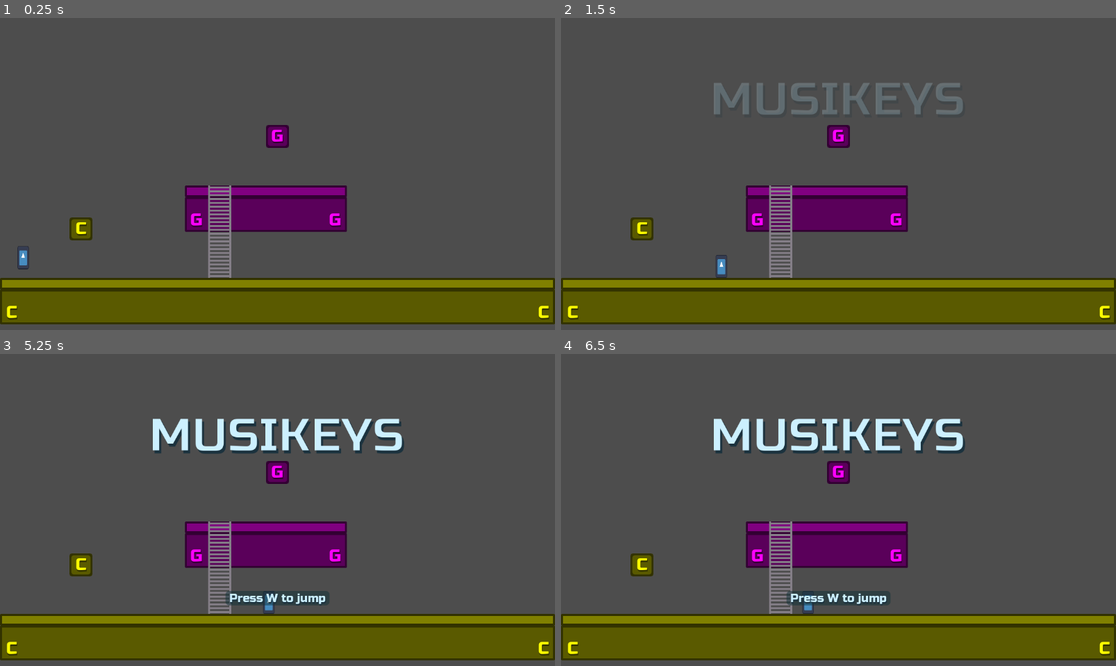
Above: before the commit, frames 1-4 (two rows, left to right).
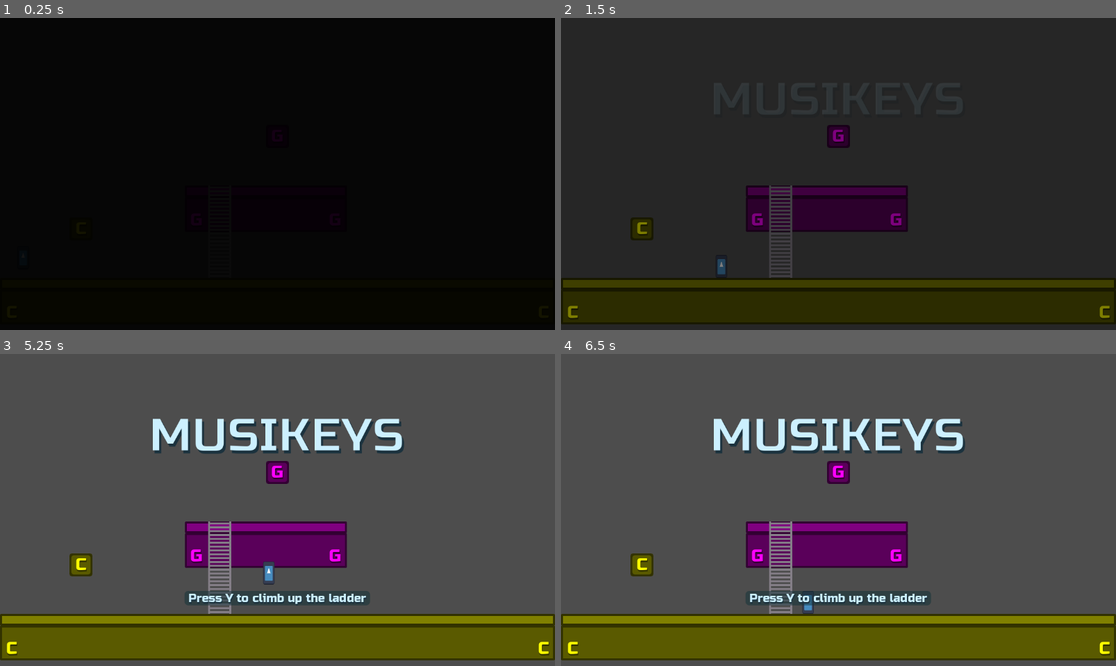
Above: after the commit, the same moments.

Repository: nicom7/game-off-2023
Game: Godot game, scene res://main.tscn
The game is run twice, just before and just after one commit, with the same random seed, the same clock (stepped at 60 frames per second) and the same inputs. The engine's default icon, where the game draws it, is replaced by a stand-in: a white triangle on a blue panel in a dark square.
Inputs:
- Up to frame 1 (0.25 s): no input
- Up to frame 2 (1.5 s): hold Right (ui_right) from 0.53 s (still down)
- Up to frame 3 (5.25 s): release Right (ui_right) at 2.03 s; hold Left (ui_left) 2.03-2.78 s; hold Right (ui_right) 2.78-4.28 s; tap Enter at 3.5 s; hold Left (ui_left) 4.28-5.03 s; tap W at 5 s; hold Right (ui_right) from 5.03 s (still down)
- Up to frame 4 (6.5 s): tap W at 5.75 s; release Right (ui_right) at 5.78 s; hold Left (ui_left) from 5.78 s (still down)

The runs differ from the first frame. In frame 1, 100% of the frame differs, in the area x 0-100%, y 0-100%; in frame 2, 100%; in frame 3, 1.2%; in frame 4, 1.0%.

Commit message:
Fix broken world platforms following refactor
- Adapt tile detector for `Platform` nodes

Diff:
--- a/game_objects/tile_detector_area.gd
+++ b/game_objects/tile_detector_area.gd
@@ -3,15 +3,9 @@
 signal tone_changed(tone: Globals.Tone)
 
 func _on_body_entered(body: Node2D) -> void:
-	var floor_map: TileMap = body as TileMap
-	if floor_map:
-		# Skip layer 0 (Platform layer)
-		for l in range(1, floor_map.get_layers_count()):
-			if floor_map.is_layer_enabled(l):
-				# Enabled layer - 1 is the current tone
-				var tone = (l - 1) as Globals.Tone
-				tone_changed.emit(tone)
-				break
+	var platform: Platform = body as Platform
+	if platform:
+		tone_changed.emit(platform.tone)
 	else:
 		var switch_block: SwitchBlock = body as SwitchBlock
 		if switch_block:
--- a/levels/world_a.tscn
+++ b/levels/world_a.tscn
@@ -146,20 +146,20 @@
 size = Vector2i(4, 2)
 tone = 4
 
-[node name="SwitchBlock" parent="Environment/Stages/Stage1/PlatformSet2" index="2"]
-modulate = Color(0, 1, 1, 1)
-tone = 4
-
-[node name="Ladder" parent="Environment/Stages/Stage1/PlatformSet2" index="3"]
-position = Vector2(-48, 0)
-
-[node name="Platform2" parent="Environment/Stages/Stage1/PlatformSet2" index="4" instance=ExtResource("4_dpbpj")]
+[node name="Platform2" parent="Environment/Stages/Stage1/PlatformSet2" index="2" instance=ExtResource("4_dpbpj")]
 modulate = Color(0, 1, 1, 1)
 position = Vector2(-480, 0)
 layer_0/tile_data = PackedInt32Array(0, 65536, 0, 65536, 65536, 2, 1, 131072, 0, 65537, 131072, 2, 2, 131072, 0, 65538, 131072, 2, 3, 131072, 0, 65539, 131072, 2, 4, 131072, 0, 65540, 131072, 2, 5, 196608, 0, 65541, 196608, 2)
 size = Vector2i(6, 2)
 tone = 4
 
+[node name="SwitchBlock" parent="Environment/Stages/Stage1/PlatformSet2" index="3"]
+modulate = Color(0, 1, 1, 1)
+tone = 4
+
+[node name="Ladder" parent="Environment/Stages/Stage1/PlatformSet2" index="4"]
+position = Vector2(-48, 0)
+
 [node name="Stage2" type="Node2D" parent="Environment/Stages" index="2"]
 
 [node name="PlatformSet" parent="Environment/Stages/Stage2" index="0" instance=ExtResource("4_6fqpl")]
@@ -172,9 +172,19 @@
 
 [node name="Platform" parent="Environment/Stages/Stage2/PlatformSet" index="1"]
 modulate = Color(1, 0, 1, 1)
-tone = 6
-
-[node name="SwitchBlock" parent="Environment/Stages/Stage2/PlatformSet" index="2"]
+position = Vector2(-384, 0)
+layer_0/tile_data = PackedInt32Array(0, 65536, 0, 65536, 65536, 2, 1, 131072, 0, 65537, 131072, 2, 2, 131072, 0, 65538, 131072, 2, 3, 131072, 0, 65539, 131072, 2, 4, 196608, 0, 65540, 196608, 2)
+size = Vector2i(5, 2)
+tone = 6
+
+[node name="Platform2" parent="Environment/Stages/Stage2/PlatformSet" index="2" instance=ExtResource("4_dpbpj")]
+modulate = Color(1, 0, 1, 1)
+position = Vector2(-48, 0)
+layer_0/tile_data = PackedInt32Array(0, 65536, 0, 65536, 65536, 2, 1, 131072, 0, 65537, 131072, 2, 2, 131072, 0, 65538, 131072, 2, 3, 131072, 0, 65539, 131072, 2, 4, 131072, 0, 65540, 131072, 2, 5, 131072, 0, 65541, 131072, 2, 6, 196608, 0, 65542, 196608, 2)
+size = Vector2i(7, 2)
+tone = 6
+
+[node name="SwitchBlock" parent="Environment/Stages/Stage2/PlatformSet" index="3"]
 modulate = Color(1, 0, 1, 1)
 position = Vector2(-264, -126)
 tone = 6
@@ -189,13 +199,22 @@
 
 [node name="Platform" parent="Environment/Stages/Stage2/PlatformSet2" index="1"]
 modulate = Color(1, 0, 1, 1)
-tone = 6
-
-[node name="SwitchBlock" parent="Environment/Stages/Stage2/PlatformSet2" index="2"]
-modulate = Color(1, 0, 1, 1)
-tone = 6
-
-[node name="Ladder" parent="Environment/Stages/Stage2/PlatformSet2" index="3"]
+position = Vector2(-384, 0)
+layer_0/tile_data = PackedInt32Array(0, 65536, 0, 65536, 65536, 2, 1, 131072, 0, 65537, 131072, 2, 2, 131072, 0, 65538, 131072, 2, 3, 131072, 0, 65539, 131072, 2, 4, 196608, 0, 65540, 196608, 2)
+size = Vector2i(5, 2)
+tone = 6
+
+[node name="Platform2" parent="Environment/Stages/Stage2/PlatformSet2" index="2" instance=ExtResource("4_dpbpj")]
+modulate = Color(1, 0, 1, 1)
+layer_0/tile_data = PackedInt32Array(0, 65536, 0, 65536, 65536, 2, 1, 131072, 0, 65537, 131072, 2, 2, 131072, 0, 65538, 131072, 2, 3, 196608, 0, 65539, 196608, 2)
+size = Vector2i(4, 2)
+tone = 6
+
+[node name="SwitchBlock" parent="Environment/Stages/Stage2/PlatformSet2" index="3"]
+modulate = Color(1, 0, 1, 1)
+tone = 6
+
+[node name="Ladder" parent="Environment/Stages/Stage2/PlatformSet2" index="4"]
 position = Vector2(-336, 0)
 
 [node name="Stage3" type="Node2D" parent="Environment/Stages" index="3"]
@@ -210,36 +229,55 @@
 
 [node name="Platform" parent="Environment/Stages/Stage3/PlatformSet" index="1"]
 modulate = Color(0, 0.5, 1, 1)
-tone = 5
-
-[node name="SwitchBlock" parent="Environment/Stages/Stage3/PlatformSet" index="2"]
+position = Vector2(-768, 0)
+layer_0/tile_data = PackedInt32Array(0, 65536, 0, 65536, 65536, 2, 1, 131072, 0, 65537, 131072, 2, 2, 131072, 0, 65538, 131072, 2, 3, 131072, 0, 65539, 131072, 2, 4, 196608, 0, 65540, 196608, 2)
+size = Vector2i(5, 2)
+tone = 5
+
+[node name="Platform2" parent="Environment/Stages/Stage3/PlatformSet" index="2" instance=ExtResource("4_dpbpj")]
+modulate = Color(0, 0.5, 1, 1)
+position = Vector2(-96, 0)
+layer_0/tile_data = PackedInt32Array(0, 65536, 0, 65536, 65536, 2, 1, 131072, 0, 65537, 131072, 2, 2, 131072, 0, 65538, 131072, 2, 3, 131072, 0, 65539, 131072, 2, 4, 131072, 0, 65540, 131072, 2, 5, 131072, 0, 65541, 131072, 2, 6, 196608, 0, 65542, 196608, 2)
+size = Vector2i(7, 2)
+tone = 5
+
+[node name="Platform3" parent="Environment/Stages/Stage3/PlatformSet" index="3" instance=ExtResource("4_dpbpj")]
+modulate = Color(0, 0.5, 1, 1)
+position = Vector2(-432, 0)
+layer_0/tile_data = PackedInt32Array(0, 65536, 0, 65536, 65536, 2, 1, 131072, 0, 65537, 131072, 2, 2, 131072, 0, 65538, 131072, 2, 3, 196608, 0, 65539, 196608, 2)
+size = Vector2i(4, 2)
+tone = 5
+
+[node name="SwitchBlock" parent="Environment/Stages/Stage3/PlatformSet" index="4"]
 modulate = Color(0, 0.5, 1, 1)
 position = Vector2(48, -126)
 tone = 5
 
-[node name="Ladder2" parent="Environment/Stages/Stage3/PlatformSet" index="3" instance=ExtResource("5_salg1")]
+[node name="Ladder2" parent="Environment/Stages/Stage3/PlatformSet" index="5" instance=ExtResource("5_salg1")]
 position = Vector2(-624, 0)
 size = 4
 
 [node name="PlatformSet2" parent="Environment/Stages/Stage3" index="1" instance=ExtResource("4_6fqpl")]
-position = Vector2(2016, -48)
+position = Vector2(1536, -48)
 tone = 5
 
 [node name="BoundingRect" parent="Environment/Stages/Stage3/PlatformSet2" index="0"]
-position = Vector2(-360, -48)
+position = Vector2(120, -48)
 shape = SubResource("RectangleShape2D_x82ws")
 
 [node name="Platform" parent="Environment/Stages/Stage3/PlatformSet2" index="1"]
 modulate = Color(0, 0.5, 1, 1)
+layer_0/tile_data = PackedInt32Array(0, 65536, 0, 65536, 65536, 2, 1, 131072, 0, 65537, 131072, 2, 2, 131072, 0, 65538, 131072, 2, 3, 131072, 0, 65539, 131072, 2, 4, 196608, 0, 65540, 196608, 2)
+size = Vector2i(5, 2)
 tone = 5
 
 [node name="SwitchBlock" parent="Environment/Stages/Stage3/PlatformSet2" index="2"]
 modulate = Color(0, 0.5, 1, 1)
-position = Vector2(-288, -126)
+position = Vector2(192, -126)
 tone = 5
 
 [node name="Ladder" parent="Environment/Stages/Stage3/PlatformSet2" index="3"]
-position = Vector2(-336, 0)
+position = Vector2(144, 0)
 size = 12
 
 [node name="Stage4" type="Node2D" parent="Environment/Stages" index="4"]
@@ -254,6 +292,9 @@
 
 [node name="Platform" parent="Environment/Stages/Stage4/PlatformSet" index="1"]
 modulate = Color(1, 0, 1, 1)
+position = Vector2(-240, 0)
+layer_0/tile_data = PackedInt32Array(0, 65536, 0, 65536, 65536, 2, 1, 131072, 0, 65537, 131072, 2, 2, 131072, 0, 65538, 131072, 2, 3, 131072, 0, 65539, 131072, 2, 4, 131072, 0, 65540, 131072, 2, 5, 131072, 0, 65541, 131072, 2, 6, 131072, 0, 65542, 131072, 2, 7, 131072, 0, 65543, 131072, 2, 8, 131072, 0, 65544, 131072, 2, 9, 196608, 0, 65545, 196608, 2)
+size = Vector2i(10, 2)
 tone = 6
 
 [node name="SwitchBlock" parent="Environment/Stages/Stage4/PlatformSet" index="2"]
@@ -271,6 +312,9 @@
 
 [node name="Platform" parent="Environment/Stages/Stage4/PlatformSet2" index="1"]
 modulate = Color(1, 0, 1, 1)
+position = Vector2(-240, 0)
+layer_0/tile_data = PackedInt32Array(0, 65536, 0, 65536, 65536, 2, 1, 131072, 0, 65537, 131072, 2, 2, 131072, 0, 65538, 131072, 2, 3, 131072, 0, 65539, 131072, 2, 4, 131072, 0, 65540, 131072, 2, 5, 131072, 0, 65541, 131072, 2, 6, 131072, 0, 65542, 131072, 2, 7, 131072, 0, 65543, 131072, 2, 8, 131072, 0, 65544, 131072, 2, 9, 196608, 0, 65545, 196608, 2)
+size = Vector2i(10, 2)
 tone = 6
 
 [node name="SwitchBlock" parent="Environment/Stages/Stage4/PlatformSet2" index="2"]
@@ -289,10 +333,20 @@
 position = Vector2(-120, -48)
 shape = SubResource("RectangleShape2D_hvnr2")
 
-[node name="SwitchBlock" parent="Environment/Stages/Stage5/PlatformSet" index="2"]
+[node name="Platform" parent="Environment/Stages/Stage5/PlatformSet" index="1"]
+position = Vector2(-480, 0)
+layer_0/tile_data = PackedInt32Array(0, 65536, 0, 65536, 65536, 2, 1, 131072, 0, 65537, 131072, 2, 2, 131072, 0, 65538, 131072, 2, 3, 131072, 0, 65539, 131072, 2, 4, 196608, 0, 65540, 196608, 2)
+size = Vector2i(5, 2)
+
+[node name="Platform2" parent="Environment/Stages/Stage5/PlatformSet" index="2" instance=ExtResource("4_dpbpj")]
+position = Vector2(-144, 0)
+layer_0/tile_data = PackedInt32Array(0, 65536, 0, 65536, 65536, 2, 1, 131072, 0, 65537, 131072, 2, 2, 131072, 0, 65538, 131072, 2, 3, 131072, 0, 65539, 131072, 2, 4, 131072, 0, 65540, 131072, 2, 5, 131072, 0, 65541, 131072, 2, 6, 131072, 0, 65542, 131072, 2, 7, 196608, 0, 65543, 196608, 2)
+size = Vector2i(8, 2)
+
+[node name="SwitchBlock" parent="Environment/Stages/Stage5/PlatformSet" index="3"]
 position = Vector2(-432, -126)
 
-[node name="Ladder" parent="Environment/Stages/Stage5/PlatformSet" index="3"]
+[node name="Ladder" parent="Environment/Stages/Stage5/PlatformSet" index="4"]
 position = Vector2(144, 0)
 size = 8
 
@@ -302,6 +356,11 @@
 [node name="BoundingRect" parent="Environment/Stages/Stage5/PlatformSet2" index="0"]
 position = Vector2(-72, -48)
 shape = SubResource("RectangleShape2D_2aqpr")
+
+[node name="Platform" parent="Environment/Stages/Stage5/PlatformSet2" index="1"]
+position = Vector2(-144, 0)
+layer_0/tile_data = PackedInt32Array(0, 65536, 0, 65536, 65536, 2, 1, 131072, 0, 65537, 131072, 2, 2, 196608, 0, 65538, 196608, 2)
+size = Vector2i(3, 2)
 
 [node name="SwitchBlock" parent="Environment/Stages/Stage5/PlatformSet2" index="2"]
 position = Vector2(-96, -126)
@@ -324,6 +383,9 @@
 
 [node name="Platform" parent="Environment/Stages/Stage6/PlatformSet" index="1"]
 modulate = Color(1, 0.5, 0, 1)
+position = Vector2(-240, 0)
+layer_0/tile_data = PackedInt32Array(0, 65536, 0, 65536, 65536, 2, 1, 131072, 0, 65537, 131072, 2, 2, 131072, 0, 65538, 131072, 2, 3, 131072, 0, 65539, 131072, 2, 4, 131072, 0, 65540, 131072, 2, 5, 131072, 0, 65541, 131072, 2, 6, 131072, 0, 65542, 131072, 2, 7, 131072, 0, 65543, 131072, 2, 8, 131072, 0, 65544, 131072, 2, 9, 196608, 0, 65545, 196608, 2)
+size = Vector2i(10, 2)
 tone = 1
 
 [node name="SwitchBlock" parent="Environment/Stages/Stage6/PlatformSet" index="2"]
@@ -344,6 +406,9 @@
 
 [node name="Platform" parent="Environment/Stages/Stage6/PlatformSet2" index="1"]
 modulate = Color(1, 0.5, 0, 1)
+position = Vector2(-48, 0)
+layer_0/tile_data = PackedInt32Array(0, 65536, 0, 65536, 65536, 2, 1, 131072, 0, 65537, 131072, 2, 2, 131072, 0, 65538, 131072, 2, 3, 131072, 0, 65539, 131072, 2, 4, 131072, 0, 65540, 131072, 2, 5, 196608, 0, 65541, 196608, 2)
+size = Vector2i(6, 2)
 tone = 1
 
 [node name="SwitchBlock" parent="Environment/Stages/Stage6/PlatformSet2" index="2"]
@@ -353,9 +418,6 @@
 
 [node name="Ladder" parent="Environment/Stages/Stage6/PlatformSet2" index="3"]
 size = 8
-
-[node name="Transition" parent="." index="9"]
-visible = false
 
 [node name="RandomLevelGenerator" type="Node" parent="." index="10"]
 script = ExtResource("5_0k853")
